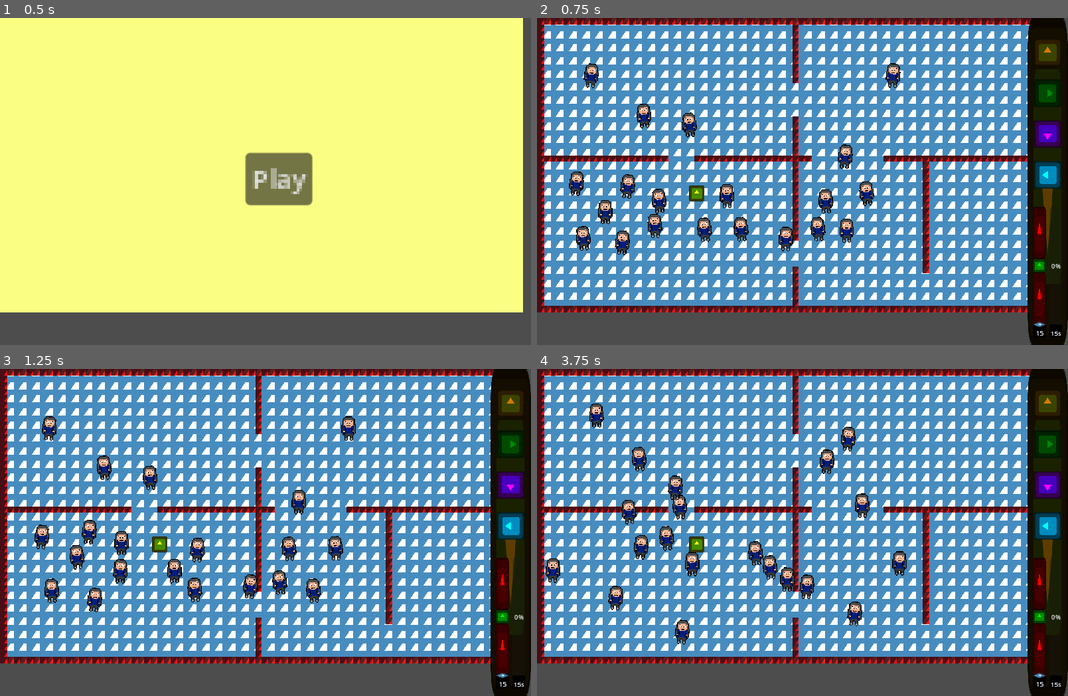
Above: before the commit, frames 1-4 (two rows, left to right).
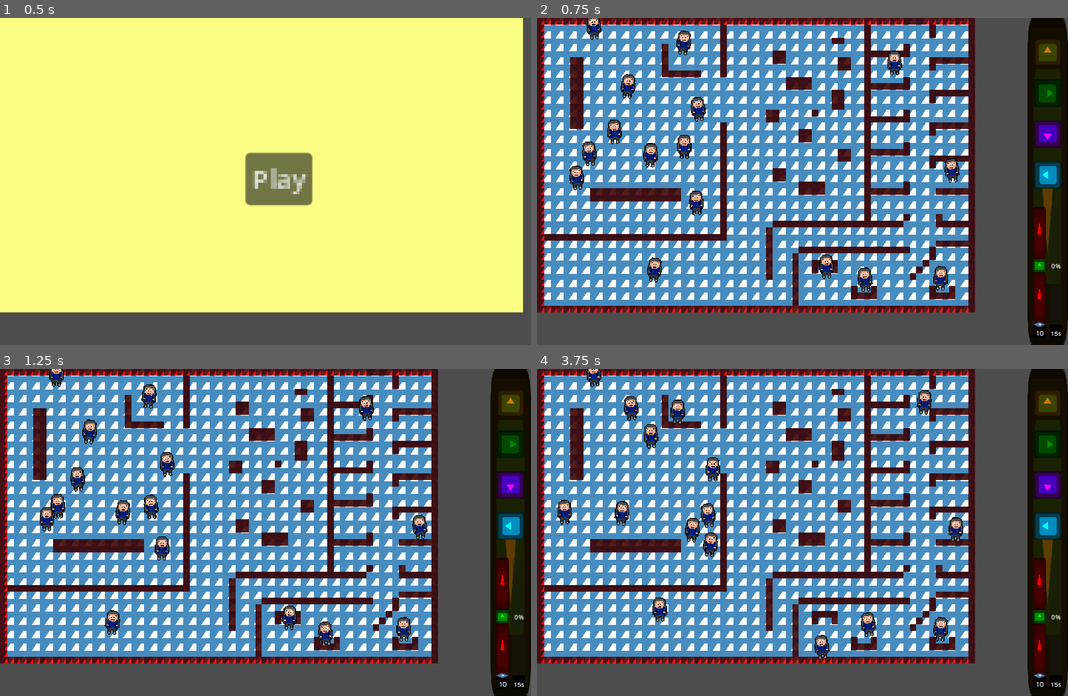
Above: after the commit, the same moments.

Repository: Cax36940/LOLdemic
Game: Godot game, scene res://main.tscn
The game is run twice, just before and just after one commit, with the same random seed, the same clock (stepped at 60 frames per second) and the same inputs. The engine's default icon, where the game draws it, is replaced by a stand-in: a white triangle on a blue panel in a dark square.
Inputs (mouse positions are in pixels of both pictures, inside the frame that each line leads up to):
- Up to frame 1 (0.5 s): no input
- Up to frame 2 (0.75 s): click "Play" at 0.5 s
- Up to frame 3 (1.25 s): no input
- Up to frame 4 (3.75 s): move the mouse to (733, 548) at 1.27 s; hold D (right) 1.28-2.03 s; tap Keypad 0 (num0) every 0.75 s from 1.35 to 3.6 s; click (733, 548) at 1.42 s; move the mouse to (728, 584) at 2.02 s; hold S (down) 2.03-2.78 s; click (728, 584) at 2.17 s; move the mouse to (860, 434) at 2.77 s; hold D (right) 2.78-3.53 s; click (860, 434) at 2.92 s; move the mouse to (590, 418) at 3.52 s; hold W (up) from 3.53 s (still down); click (590, 418) at 3.67 s

Frame 1 is identical in both runs. In frame 2, 25% of the frame differs, in the area x 1-96%, y 0-98%; in frame 3, 25%; in frame 4, 25%.

Commit message:
SpriteGenerator

Diff:
--- a/Levels/level_test.tscn
+++ b/Levels/level_test.tscn
@@ -1,6 +1,7 @@
-[gd_scene load_steps=6 format=3 uid="uid://cot31f22r1pgc"]
+[gd_scene load_steps=7 format=3 uid="uid://cot31f22r1pgc"]
 
 [ext_resource type="Texture2D" uid="uid://cgcjtw1eck748" path="res://icon.svg" id="1_cjsat"]
+[ext_resource type="PackedScene" uid="uid://bolshv6t6cil8" path="res://Player/player.tscn" id="2_yglkm"]
 
 [sub_resource type="TileSetAtlasSource" id="TileSetAtlasSource_ovngv"]
 texture = ExtResource("1_cjsat")
@@ -353,3 +354,7 @@
 [node name="Foreground" type="Node2D" parent="."]
 
 [node name="People" type="Node2D" parent="."]
+
+[node name="Player" parent="People" instance=ExtResource("2_yglkm")]
+position = Vector2(823, 604)
+scale = Vector2(4, 4)
--- /dev/null
+++ b/SpritePeople/sprite.tscn
@@ -0,0 +1,95 @@
+[gd_scene load_steps=13 format=3 uid="uid://bd0ro0enhhy15"]
+
+[ext_resource type="Texture2D" uid="uid://c12ynemo0ghot" path="res://SpritePeople/Face/eye.png" id="1_16xq7"]
+[ext_resource type="Script" path="res://SpritePeople/spritepeople.gd" id="1_dqgss"]
+[ext_resource type="Texture2D" uid="uid://b130ninprg7pl" path="res://SpritePeople/Body/skin.png" id="2_n1qga"]
+[ext_resource type="Texture2D" uid="uid://dtlr51itlq8qc" path="res://SpritePeople/Face/mouth.png" id="2_ohun7"]
+[ext_resource type="Texture2D" uid="uid://dvyplw3dbuh8x" path="res://SpritePeople/Face/eyelash.png" id="3_0wabg"]
+[ext_resource type="Texture2D" uid="uid://chobekokicoq6" path="res://SpritePeople/Face/neck.png" id="4_4mcnp"]
+[ext_resource type="Texture2D" uid="uid://c4sn8s8cnk8fi" path="res://SpritePeople/Hair/hair.png" id="4_5kjxb"]
+[ext_resource type="Texture2D" uid="uid://dnr4sw7c1n5ji" path="res://SpritePeople/Body/pants.png" id="4_x325k"]
+[ext_resource type="Texture2D" uid="uid://d15l51g5btygr" path="res://SpritePeople/Body/shirt.png" id="5_6tyxn"]
+[ext_resource type="Texture2D" uid="uid://c2rgjewv8xtnd" path="res://SpritePeople/Body/shoes.png" id="6_c8yp4"]
+[ext_resource type="Texture2D" uid="uid://ddavjy5o08ygb" path="res://SpritePeople/Body/black.png" id="12_bo4d6"]
+[ext_resource type="Texture2D" uid="uid://buj8pmuaunket" path="res://SpritePeople/Body/white.png" id="12_of7hn"]
+
+[node name="SpritePeople" type="Node2D"]
+script = ExtResource("1_dqgss")
+eyer_frame = 13
+eyel_frame = 14
+
+[node name="Skin" type="Sprite2D" parent="."]
+modulate = Color(0.968627, 0.690196, 0.556863, 1)
+position = Vector2(0, 5)
+texture = ExtResource("2_n1qga")
+
+[node name="Hair" type="Sprite2D" parent="."]
+modulate = Color(0.282353, 0.176471, 0, 1)
+position = Vector2(0, 5)
+texture = ExtResource("4_5kjxb")
+hframes = 4
+
+[node name="Clothes" type="Node2D" parent="."]
+
+[node name="Pants" type="Sprite2D" parent="Clothes"]
+modulate = Color(0.0627451, 0.113725, 0.262745, 1)
+position = Vector2(0, 5)
+texture = ExtResource("4_x325k")
+hframes = 2
+
+[node name="Shirt" type="Sprite2D" parent="Clothes"]
+modulate = Color(0.627451, 0.721569, 0.937255, 1)
+position = Vector2(0, 5)
+texture = ExtResource("5_6tyxn")
+hframes = 2
+
+[node name="Neck" type="Sprite2D" parent="Clothes"]
+modulate = Color(0.666667, 0.666667, 0.666667, 1)
+position = Vector2(0, 7.5)
+texture = ExtResource("4_4mcnp")
+hframes = 10
+
+[node name="Shoes" type="Sprite2D" parent="Clothes"]
+modulate = Color(0.35, 0.35, 0.35, 1)
+position = Vector2(0, 5)
+texture = ExtResource("6_c8yp4")
+
+[node name="Face" type="Node2D" parent="."]
+
+[node name="EyeL" type="Sprite2D" parent="Face"]
+position = Vector2(-2, -1)
+texture = ExtResource("1_16xq7")
+hframes = 20
+frame = 14
+
+[node name="EyelashL" type="Sprite2D" parent="Face"]
+position = Vector2(-2.5, -1.5)
+texture = ExtResource("3_0wabg")
+hframes = 5
+
+[node name="EyeR" type="Sprite2D" parent="Face"]
+position = Vector2(2, -1)
+texture = ExtResource("1_16xq7")
+hframes = 20
+frame = 13
+
+[node name="EyelashR" type="Sprite2D" parent="Face"]
+position = Vector2(3.5, -1.5)
+texture = ExtResource("3_0wabg")
+hframes = 5
+
+[node name="Mouth" type="Sprite2D" parent="Face"]
+position = Vector2(0, 2)
+texture = ExtResource("2_ohun7")
+hframes = 3
+
+[node name="Black" type="Sprite2D" parent="."]
+position = Vector2(0, 5)
+texture = ExtResource("12_bo4d6")
+hframes = 6
+
+[node name="White" type="Sprite2D" parent="."]
+visible = false
+position = Vector2(0, 5)
+texture = ExtResource("12_of7hn")
+hframes = 6
--- /dev/null
+++ b/SpritePeople/spritepeople.gd
@@ -0,0 +1,200 @@
+@tool
+extends Node2D
+
+@export_category("Perso")
+@export var skin_color : Color = Color("f7b08e"):
+	set(new_color):
+		skin_color = new_color
+		$Skin.modulate = new_color
+
+
+@export_group("Face")
+@export var eyer_frame : int = 0 :
+	set(new_reye):
+		eyer_frame = clamp(new_reye, 0, 19)
+		$Face/EyeR.frame = eyer_frame
+
+@export var eyel_frame : int = 0 :
+	set(new_leye):
+		eyel_frame = clamp(new_leye, 0, 19)
+		$Face/EyeL.frame = eyel_frame
+
+
+@export var eyelash_color : int = 0 :
+	set(new_color):
+		eyelash_color = clamp(new_color, 0, 4)
+		$Face/EyelashL.frame = eyelash_color
+		$Face/EyelashR.frame = eyelash_color
+
+@export var mouth_frame : int = 0 :
+	set(new_mouth):
+		mouth_frame = clamp(new_mouth, 0, 2)
+		$Face/Mouth.frame = mouth_frame
+
+@export_group("Clothes")
+@export var neck_frame : int = 0 :
+	set(new_neck):
+		neck_frame = clamp(new_neck, 0, 9)
+		$Clothes/Neck.frame = neck_frame
+		$Clothes/Neck.visible = (shirt_frame == 0 or neck_frame < 2)
+
+@export var neck_color : Color = Color("aaaaaa"):
+	set(new_color):
+		neck_color = new_color
+		$Clothes/Neck.modulate = new_color
+
+@export var hair_frame : int = 0 :
+	set(new_frame):
+		hair_frame = clamp(new_frame, 0, 3)
+		$Hair.frame = hair_frame
+		update_line()
+
+@export var hair_color : Color = Color("482d00"):
+	set(new_color):
+		hair_color = new_color
+		$Hair.modulate = new_color
+
+
+@export var shirt_frame : int = 0 :
+	set(new_frame):
+		shirt_frame = clamp(new_frame, 0, 1)
+		$Clothes/Shirt.frame = shirt_frame
+		$Clothes/Pants.visible = (shirt_frame == 0)
+		$Clothes/Shoes.visible = (shirt_frame == 0)
+		$Clothes/Neck.visible = (shirt_frame == 0 or neck_frame < 2)
+		update_line()
+
+@export var shirt_color : Color = Color("a0b8ef"):
+	set(new_color):
+		shirt_color = new_color
+		$Clothes/Shirt.modulate = new_color
+
+@export var pants_frame : int = 0 :
+	set(new_frame):
+		pants_frame = clamp(new_frame, 0, 1)
+		$Clothes/Pants.frame = pants_frame
+		update_line()
+
+@export var pants_color : Color = Color("101d43"):
+	set(new_color):
+		pants_color = new_color
+		$Clothes/Pants.modulate = new_color
+
+@export_category("Generator")
+
+@export var rand_skin_color : bool = false :
+	# Update speed and reset the rotation.
+	set(new_state):
+		rand_skin_color = new_state
+		if new_state:
+			skin_color = SKIN_TONES[randi_range(0,19)]
+			print(skin_color)
+			rand_skin_color = false
+
+@export var rand_eye : bool = false :
+	# Update speed and reset the rotation.
+	set(new_state):
+		rand_eye = new_state
+		if new_state:
+			random_eye()
+			rand_eye = false
+
+@export var rand_hair_color : bool = false :
+	# Update speed and reset the rotation.
+	set(new_state):
+		rand_hair_color = new_state
+		if new_state:
+			if $Hair.frame == 3 :
+				hair_color = Color(1.,1.,1.)
+			else :
+				hair_color = Color.from_hsv(randf_range(0,1),randf_range(0,1),randf_range(0.2,0.8))
+
+			rand_hair_color = false
+
+@export var rand_clothes : bool = false :
+	# Update speed and reset the rotation.
+	set(new_state):
+		rand_clothes = new_state
+		if new_state:
+			shirt_frame = int(randf_range(0,10)/8)
+			shirt_color = Color.from_hsv(randf_range(0,1),randf_range(0,1),randf_range(0,1))
+			pants_frame = randi_range(0, 1)
+			pants_color = Color.from_hsv(randf_range(0,1),randf_range(0,1),randf_range(0,1))
+			neck_frame = randi_range(0,9)
+			neck_color = Color.from_hsv(0, 0, randf_range(0.2,0.8))
+			rand_clothes = false
+
+@export var rand_people : bool = false :
+	# Update speed and reset the rotation.
+	set(new_state):
+		rand_people = new_state
+		if new_state:
+			rand_clothes = true
+			rand_eye = true
+			hair_frame = randi_range(0,3)
+			rand_hair_color = true
+			rand_skin_color = true
+			rand_people = false
+
+const SKIN_TONES = [
+	Color(1.0, 0.87, 0.73),    # Light skin tone
+	Color(0.96, 0.78, 0.56),   # Medium-light skin tone
+	Color(0.84, 0.61, 0.42),   # Medium skin tone
+	Color(0.72, 0.48, 0.33),   # Medium-dark skin tone
+	Color(0.59, 0.29, 0.0),    # Brown skin tone
+	Color(0.47, 0.24, 0.0),    # Dark brown skin tone
+	Color(0.95, 0.76, 0.56),    # Pale skin tone
+	Color(0.90, 0.72, 0.56),   # Peach skin tone
+	Color(0.80, 0.56, 0.45),   # Light peach skin tone
+	Color(0.70, 0.44, 0.34),   # Light brown skin tone
+	Color(0.60, 0.35, 0.24),   # Medium-brown skin tone
+	Color(0.50, 0.25, 0.0),    # Dark tan skin tone
+	Color(0.40, 0.20, 0.0),    # Deep tan skin tone
+	Color(1.0, 0.80, 0.60),    # Tan skin tone
+	Color(0.90, 0.72, 0.53),   # Warm tan skin tone
+	Color(0.80, 0.60, 0.40),   # Olive skin tone
+	Color(0.70, 0.40, 0.20),   # Golden brown skin tone
+	Color(0.60, 0.30, 0.0),    # Rich brown skin tone
+	Color(0.50, 0.25, 0.25),   # Rosy brown skin tone
+	Color(0.40, 0.20, 0.20)    # Deep rosy brown skin tone
+]
+
+var eyelash_r_pos : Vector2 = Vector2(3.5,-2.5)
+var eyelash_l_pos : Vector2 = Vector2(-3.5,-2.5)
+
+#func _ready():
+	#rand_people = true
+
+const EYE_LIST = [[1, 2, 3, 4], [5, 7], [6], [8], [9, 10, 11, 12], [13, 14], [0, 16, 17], [18, 19]]
+const EYELASH_L = [[0,1,2,3,4,5,6,7,8,9,10,11,12,14,18,19],[13],[15, 17],[16]]
+const EYELASH_L_POS = [Vector2(0,0),Vector2(1,0),Vector2(0,1),Vector2(1,1)]
+const EYELASH_R = [[0,1,2,3,4,5,6,7,8,9,10,11,12,13,18,19],[14],[15, 16],[17]]
+const EYELASH_R_POS = [Vector2(0,0),Vector2(-1,0),Vector2(0,1),Vector2(-1,1)]
+
+func random_eye():
+	eyel_frame = randi_range(0, 19)
+
+	if eyel_frame == 15:
+		eyer_frame = randi_range(0, 19)
+	else:
+		for l in EYE_LIST:
+			if eyel_frame in l:
+				eyer_frame = l[randi() % l.size()]
+
+
+	eyelash_color = int(exp(randf_range(0,1.79))-1)
+
+
+
+	if eyelash_color != 0:
+		for i in range(4) :
+			if eyel_frame in EYELASH_L[i]:
+				$Face/EyelashL.position = eyelash_l_pos + EYELASH_L_POS[i]
+			if eyer_frame in EYELASH_R[i]:
+				$Face/EyelashR.position = eyelash_r_pos + EYELASH_R_POS[i]
+
+
+
+func update_line():
+	$Black.frame = 3 * shirt_frame + (hair_frame % 3)
+	$White.frame = 3 * shirt_frame + (hair_frame % 3)
--- a/main.tscn
+++ b/main.tscn
@@ -5,7 +5,7 @@
 [node name="World" type="Node2D"]
 process_mode = 3
 script = ExtResource("1_slnwn")
-level_name = "test2"
+level_name = "birthday"
 
 [node name="LevelLoader" type="Node2D" parent="."]
 process_mode = 1
Binary file added: SpritePeople/Body/black.png
Not shown, added: SpritePeople/Body/black.png.import
Binary file added: SpritePeople/Body/pants.png
Not shown, added: SpritePeople/Body/pants.png.import
Binary file added: SpritePeople/Body/shirt.png
Not shown, added: SpritePeople/Body/shirt.png.import
Binary file added: SpritePeople/Body/shoes.png
Not shown, added: SpritePeople/Body/shoes.png.import
Binary file added: SpritePeople/Body/skin.png
Not shown, added: SpritePeople/Body/skin.png.import
Binary file added: SpritePeople/Body/white.png
Not shown, added: SpritePeople/Body/white.png.import
(and 13 more such lines)
